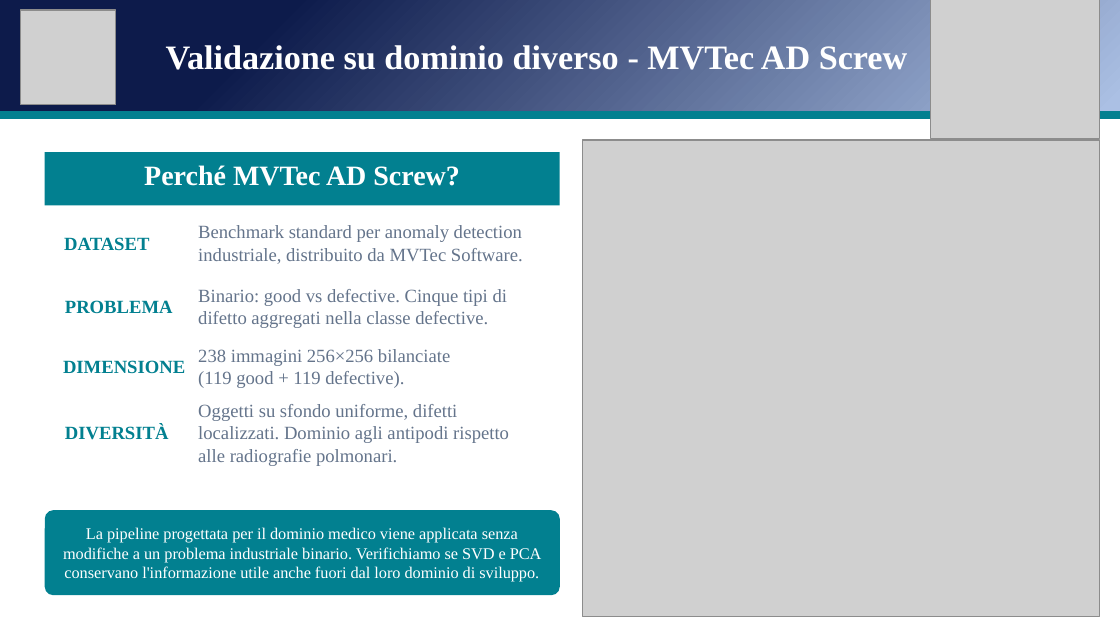
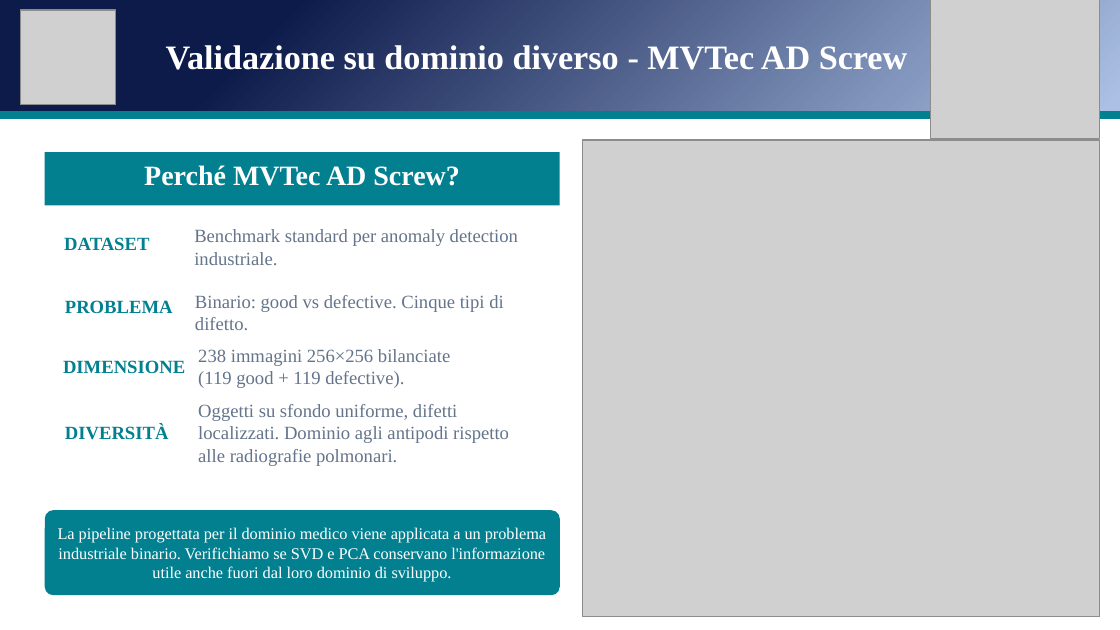
Before and after one commit to andreapatruno1/Image-Compression-and-Analysis, a slide deck: slide 18 of docs/SVD e PCA per l'analisi di immagini mediche.pptx. Drawn at 1120x630 pixels with LibreOffice and Linux fonts; fonts in the diff are those of the drawing; grey boxes stand for pictures. Boxes give left, top, right and bottom in pixels: in the first picture for what was removed or moved away, otherwise in the second. Text is boxed around its words. In the diff, an @@ line names an element or a change of style, - is before the commit and + after.

Commit message:
Modifiche pptx e relazione

```diff
--- a/docs/SVD e PCA per l'analisi di immagini mediche.pptx
+++ b/docs/SVD e PCA per l'analisi di immagini mediche.pptx
@@ text at <box>194,229,518,265</box>: text changed @@
-Benchmark standard per anomaly detection industriale, distribuito da MVTec Software.
+Benchmark standard per anomaly detection industriale.
@@ text at <box>195,295,503,330</box>: text changed @@
-Binario: good vs defective. Cinque tipi di difetto aggregati nella classe defective.
+Binario: good vs defective. Cinque tipi di difetto.
@@ text at <box>58,527,546,582</box>: text changed @@
-La pipeline progettata per il dominio medico viene applicata senza modifiche a un problema industriale binario. Verifichiamo se SVD e PCA conservano l'informazione utile anche fuori dal loro dominio di sviluppo.
+La pipeline progettata per il dominio medico viene applicata a un problema industriale binario. Verifichiamo se SVD e PCA conservano l'informazione utile anche fuori dal loro dominio di sviluppo.
```
Also in this commit, not shown: 3 other slides changed.
